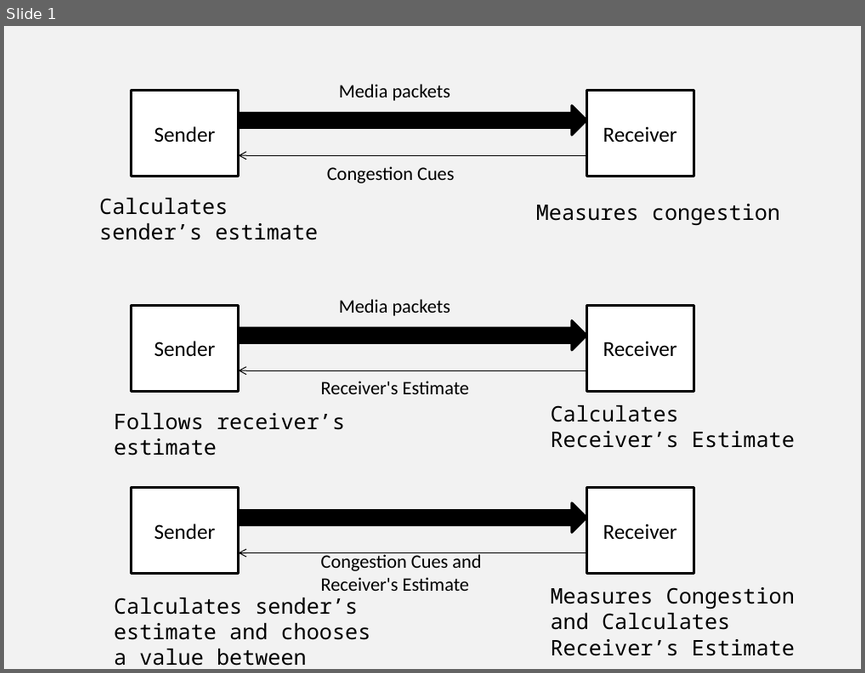
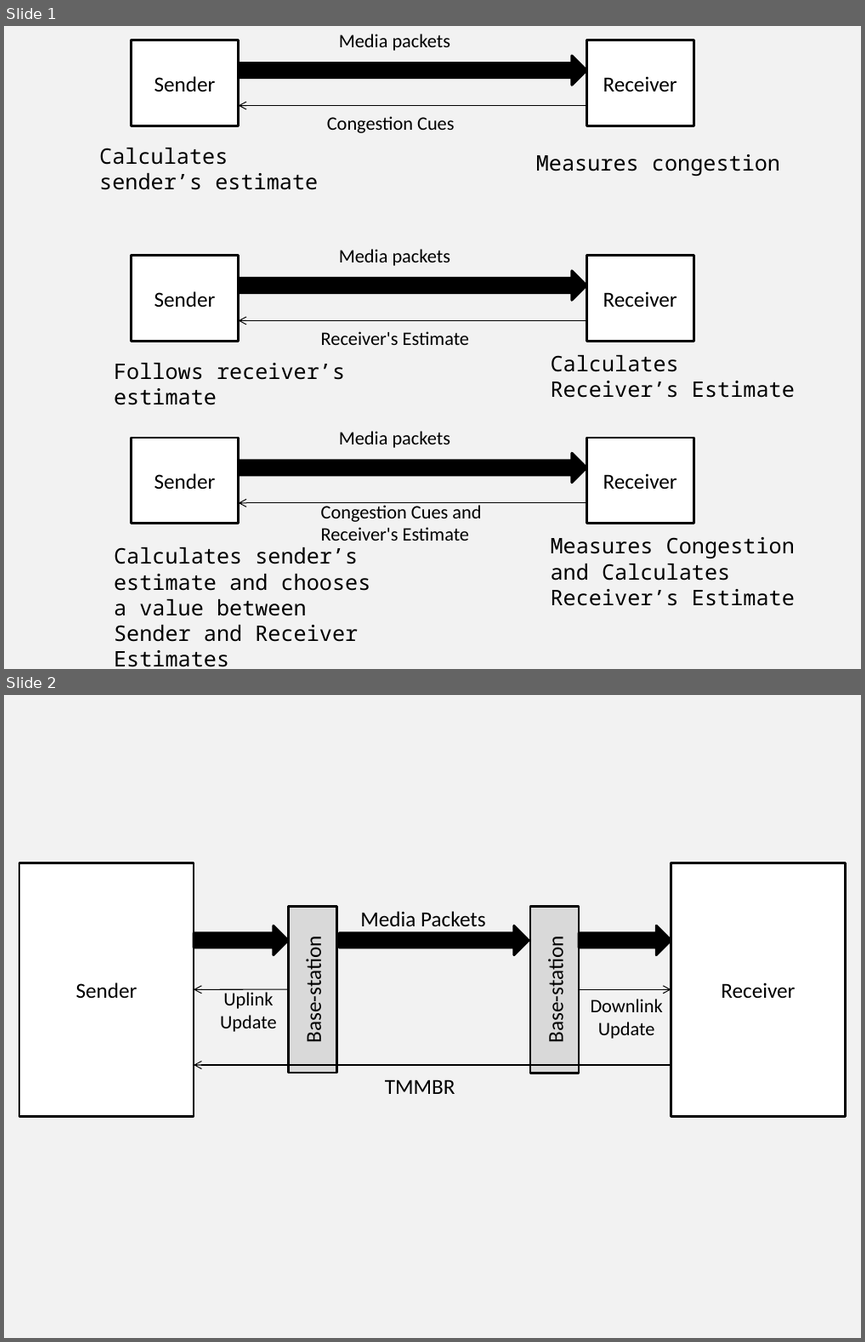
Before and after one commit to vr000m/PhD-thesis, a slide deck: graphs/source/chap5-src.pptx. Shown one above the other, each under a label of ours: slide 1 before the commit, slides 1 and 2 after it. The pictures are 865x673 and 865x1342 pixels, drawn with LibreOffice and Linux fonts; fonts in the diff are those of the drawing. Boxes give left, top, right and bottom in pixels: in the first picture for what was removed or moved away, otherwise in the second. Text is boxed around its words. In the diff, an @@ line names an element or a change of style, - is before the commit and + after.

```diff
--- a/graphs/source/chap5-src.pptx
+++ b/graphs/source/chap5-src.pptx
@@ slide 2 added at box(4, 695, 861, 1338), background #F2F2F2 @@
@@ rectangle added at box(19, 863, 194, 1116), fill #FFFFFF, outline #000000 2 pt, 18 pt, text #000000 @@
+Sender
@@ rectangle added at box(670, 863, 845, 1116), fill #FFFFFF, outline #000000 2 pt, 18 pt, text #000000 @@
+Receiver
@@ rectangle added at box(289, 906, 337, 1072), fill #D9D9D9, outline #000000 2 pt, 18 pt, text #000000 @@
+Base-station
@@ text added at box(360, 911, 486, 927), 18 pt, text #000000 @@
+Media Packets
@@ rectangle added at box(530, 907, 579, 1073), fill #D9D9D9, outline #000000 2 pt, 18 pt, text #000000 @@
+Base-station
@@ right arrow added at box(194, 925, 288, 954), fill #000000, outline #000000 2 pt @@
@@ right arrow added at box(339, 925, 528, 954), fill #000000, outline #000000 2 pt @@
@@ right arrow added at box(579, 925, 671, 954), fill #000000, outline #000000 2 pt @@
@@ arrow added from (289, 989) to (194, 990), #000000 0.75 pt @@
@@ text added at box(220, 992, 277, 1032), 16 pt, text #000000 @@
+Uplink
+Update
@@ arrow added from (579, 990) to (670, 990), #000000 0.75 pt @@
@@ text added at box(590, 998, 663, 1038), 16 pt, text #000000 @@
+Downlink
+Update
@@ arrow added from (670, 1065) to (194, 1065), #000000 0.75 pt @@
@@ text added at box(385, 1079, 455, 1094), 18 pt, text #000000 @@
+TMMBR
@@ slide 1 changed as well @@
@@ text added at box(339, 431, 451, 448), 16 pt, text #000000 @@
+Media packets
@@ 11 texts, 6 rectangles, 3 right arrows, 3 arrows: place and size @@
-11 texts, 6 rectangles, 3 right arrows, 3 arrows at box(99, 84, 794, 665)
+11 texts, 6 rectangles, 3 right arrows, 3 arrows at box(99, 34, 794, 667)
```
Also in this commit, not shown: 1 other slide added, 4 other files.
